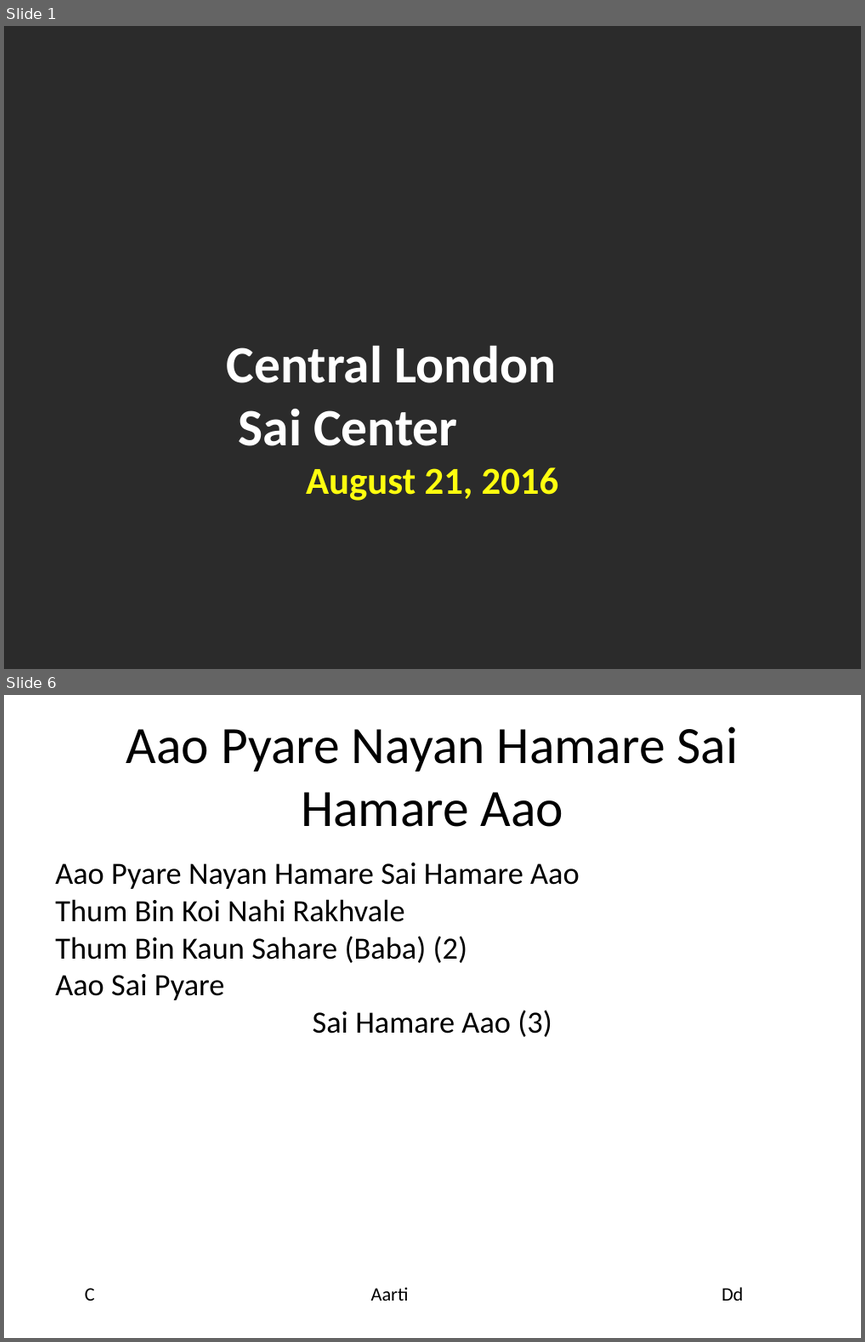
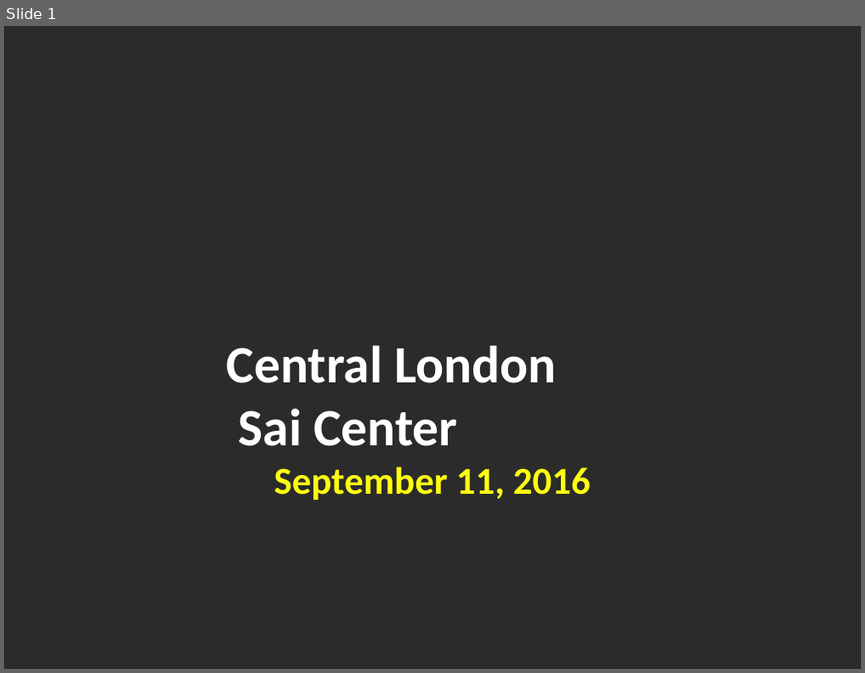
Before and after one commit to riteshreddyr/bhajanpresentationmaker, a slide deck: generated_ppts/bhajans.pptx. Shown one above the other, each under a label of ours: slides 1 and 6 before the commit, slide 1 after it; the slides between them are not shown. The pictures are 865x1342 and 865x673 pixels, drawn with LibreOffice and Linux fonts; fonts in the diff are those of the drawing; background and template pictures are left out; a plain dark background stands for a picture behind light text. Boxes give left, top, right and bottom in pixels: in the first picture for what was removed or moved away, otherwise in the second. Text is boxed around its words. In the diff, an @@ line names an element or a change of style, - is before the commit and + after.

```diff
--- a/generated_ppts/bhajans.pptx
+++ b/generated_ppts/bhajans.pptx
@@ slide 6 removed at (4, 695, 861, 1338), background #FFFFFF @@
@@ title removed at (126, 726, 738, 827) @@
-Aao Pyare Nayan Hamare Sai Hamare Aao
@@ text removed at (55, 862, 579, 1037) @@
-Aao Pyare Nayan Hamare Sai Hamare Aao
-Thum Bin Koi Nahi Rakhvale
-Thum Bin Kaun Sahare (Baba) (2)
-Aao Sai Pyare
-Sai Hamare Aao (3)
@@ text removed at (85, 1287, 95, 1300) @@
-C
@@ text removed at (371, 1287, 409, 1300) @@
-Aarti
@@ text removed at (721, 1287, 743, 1300) @@
-Dd
@@ slide 1 changed as well @@
@@ text at (227, 345, 590, 499): text changed @@
-Central London
-Sai Center
-August 21, 2016
+Central London
+Sai Center
+September 11, 2016
```
Also in this commit, not shown: 1 other slide changed, 13 slides added, 5 other slides removed, 8 other files.
